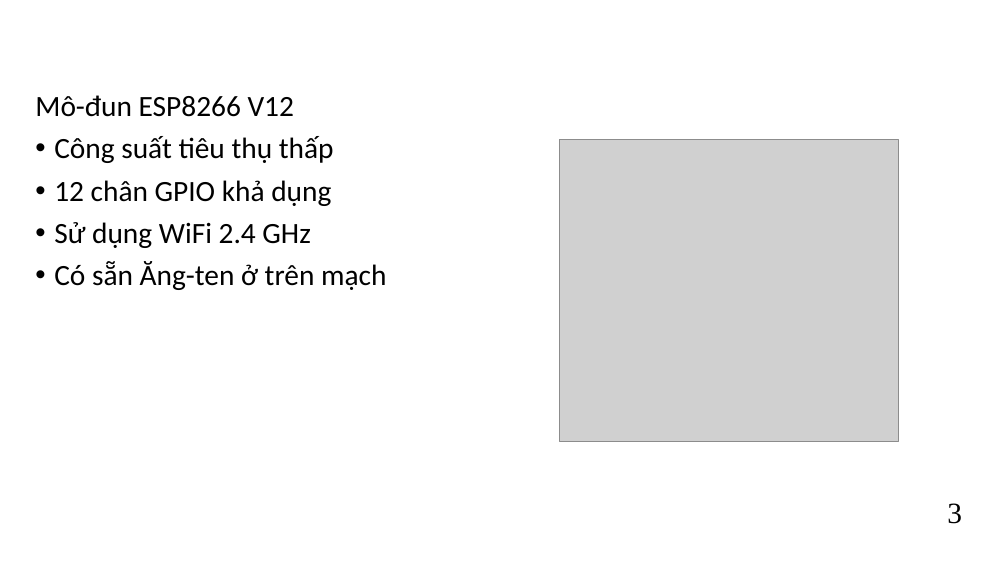
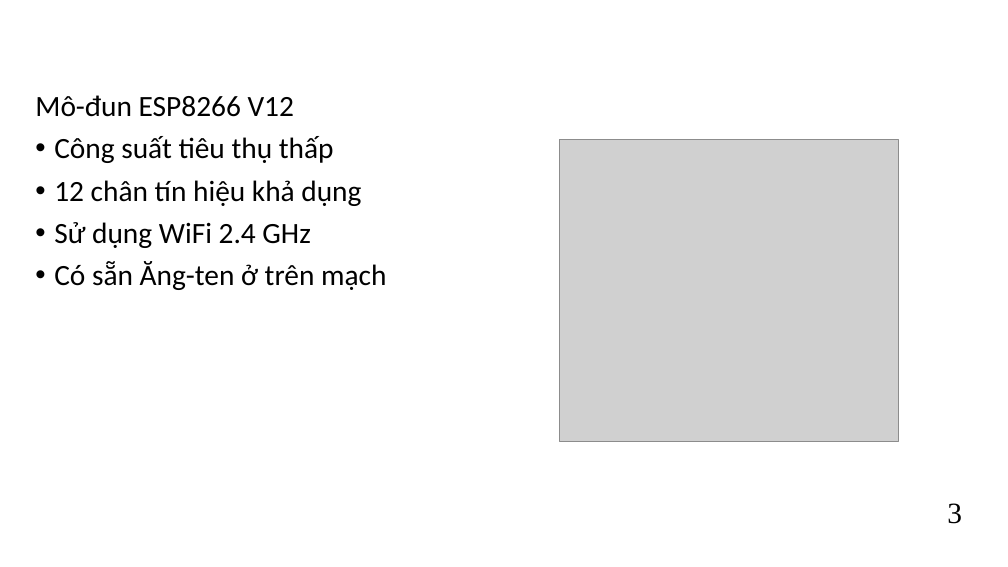
Before and after one commit to kurooroo/DATN, a slide deck: slide 7 of documents/Slide Đồ án tốt nghiệp_Nguyễn Tuấn Anh_REV3.pptx (slide 6 before the commit). Drawn at 1008x567 pixels with LibreOffice and Linux fonts; fonts in the diff are those of the drawing; grey boxes stand for pictures; background and template pictures are left out. Boxes give left, top, right and bottom in pixels: in the first picture for what was removed or moved away, otherwise in the second. Text is boxed around its words. In the diff, an @@ line names an element or a change of style, - is before the commit and + after.

```diff
--- a/documents/Slide Đồ án tốt nghiệp_Nguyễn Tuấn Anh_REV3.pptx
+++ b/documents/Slide Đồ án tốt nghiệp_Nguyễn Tuấn Anh_REV3.pptx
@@ text at (x1=54, y1=180, x2=361, y2=206): text changed @@
-• 12 chân GPIO khả dụng
+• 12 chân tín hiệu khả dụng
```
Also in this commit, not shown: 4 other slides changed, 1 slide added, 2 other files.
